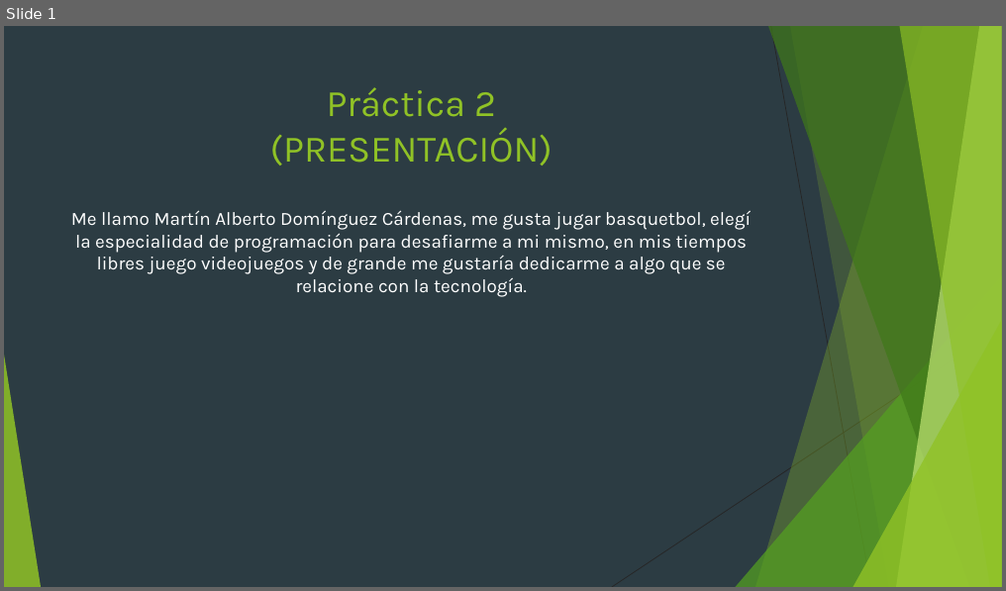
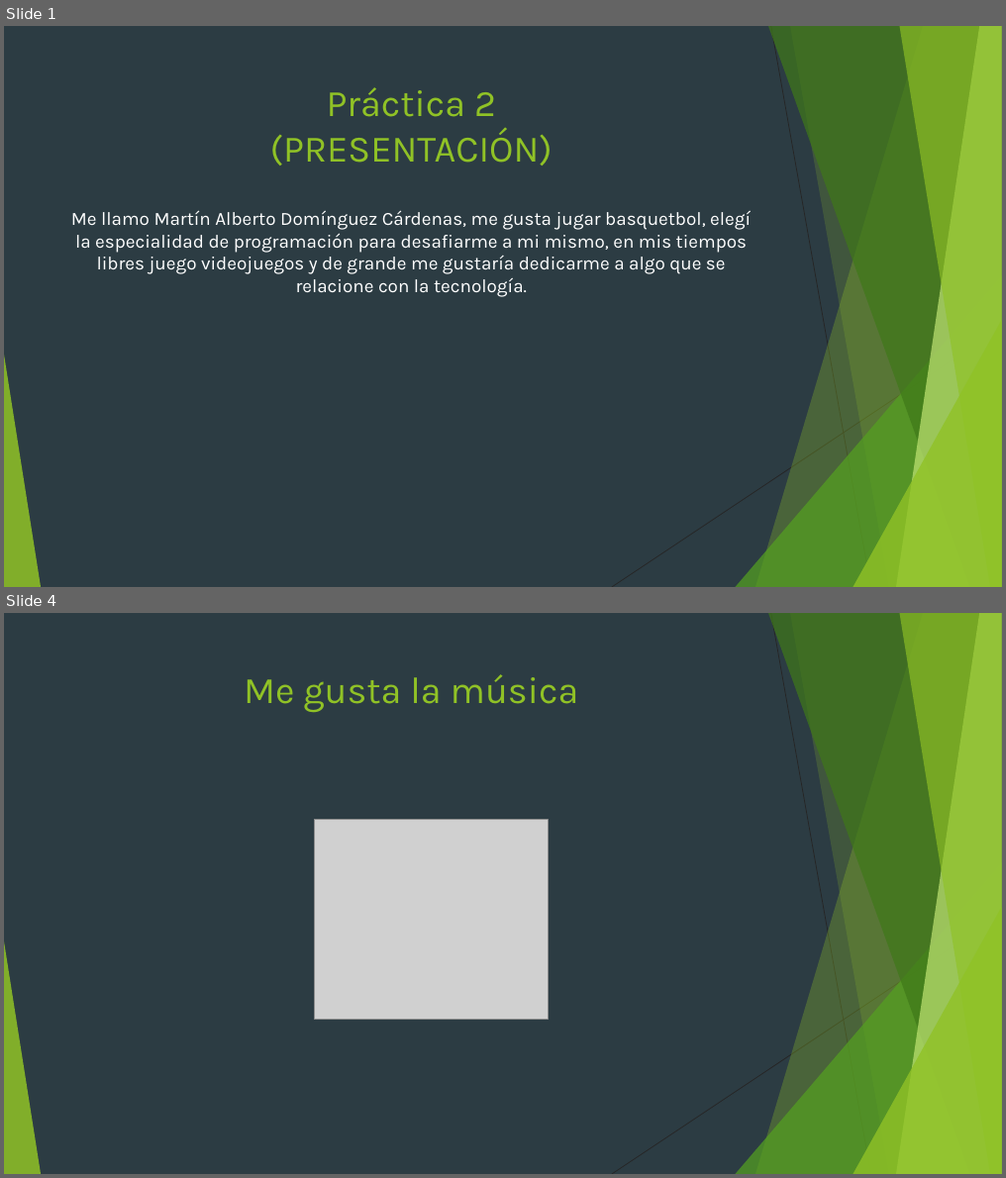
Before and after one commit to MartinADC1/culturadigital2, a slide deck: parcial1/Práctica 2.pptx. Shown one above the other, each under a label of ours: slide 1 before the commit, slides 1 and 4 after it; the slides between them are not shown. The pictures are 1006x591 and 1006x1178 pixels, drawn with LibreOffice and Linux fonts; fonts in the diff are those of the drawing; grey boxes stand for pictures. Boxes give left, top, right and bottom in pixels: in the first picture for what was removed or moved away, otherwise in the second. Text is boxed around its words. In the diff, an @@ line names an element or a change of style, - is before the commit and + after.

```diff
--- a/parcial1/Práctica 2.pptx
+++ b/parcial1/Práctica 2.pptx
@@ slide 4 added at (x1=4, y1=613, x2=1002, y2=1174), background #2C3C43; not listed: 10 template elements that a slide beside it also shows @@
@@ title added at (x1=244, y1=674, x2=579, y2=712), 36 pt, text #90C226 @@
+Me gusta la música
@@ picture added at (x1=315, y1=820, x2=548, y2=1019) @@
```
Also in this commit, not shown: 3 other slides added.
